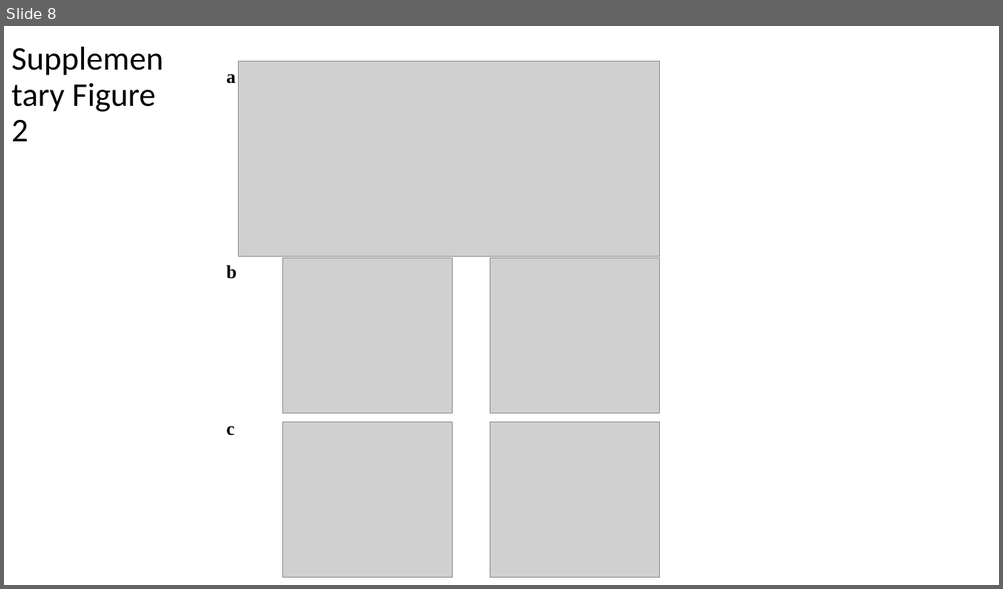
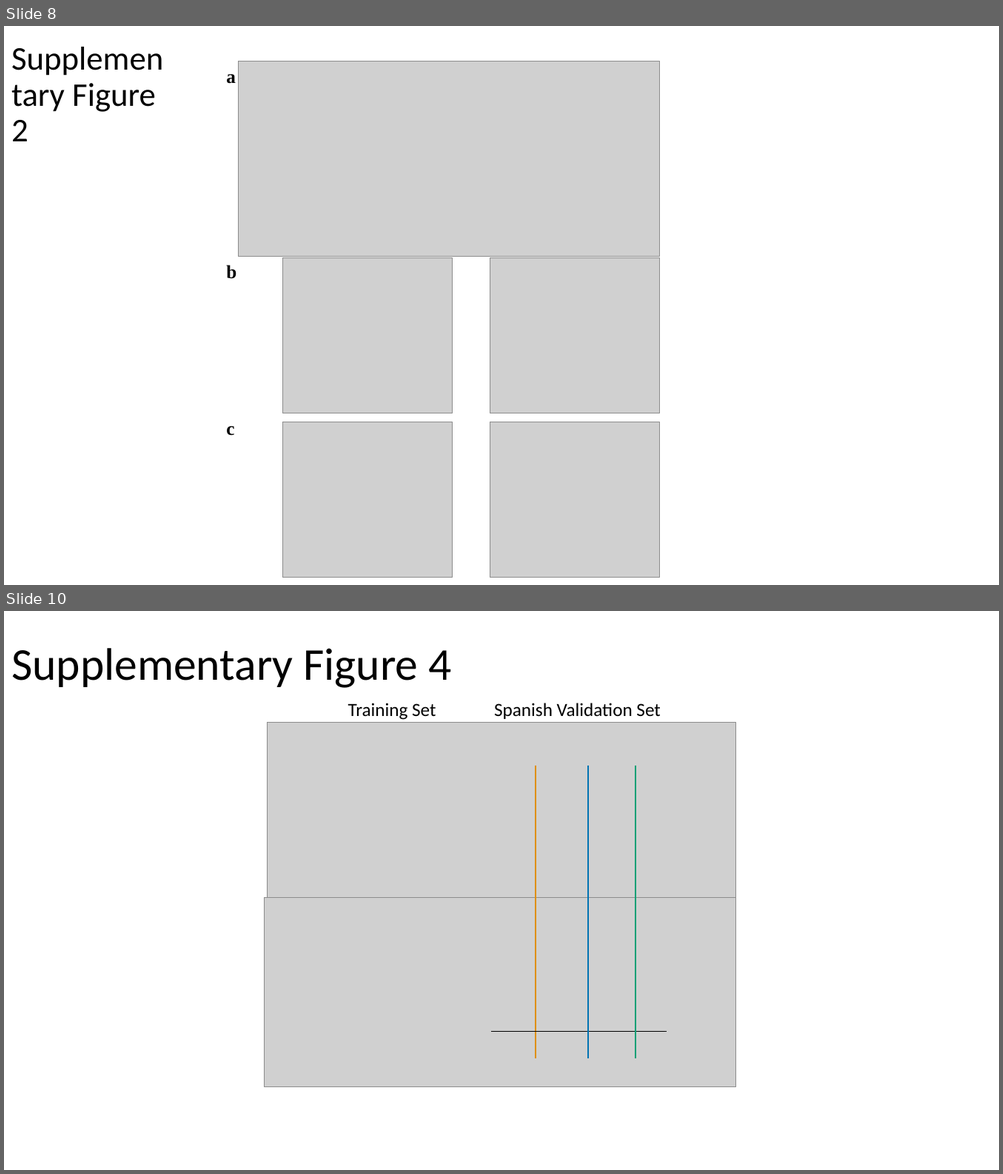
Before and after one commit to JoseAAManzano/CLOUD, a slide deck: results/plots/FIGURES.pptx. Shown one above the other, each under a label of ours: slide 8 before the commit, slides 8 and 10 after it; the slides between them are not shown. The pictures are 1003x589 and 1003x1174 pixels, drawn with LibreOffice and Linux fonts; fonts in the diff are those of the drawing; grey boxes stand for pictures. Boxes give left, top, right and bottom in pixels: in the first picture for what was removed or moved away, otherwise in the second. Text is boxed around its words. In the diff, an @@ line names an element or a change of style, - is before the commit and + after.

```diff
--- a/results/plots/FIGURES.pptx
+++ b/results/plots/FIGURES.pptx
@@ slide 10 added at (x1=4, y1=611, x2=999, y2=1170), background #FFFFFF @@
@@ title added at (x1=11, y1=648, x2=452, y2=688), 44 pt, text #000000 @@
+Supplementary Figure 4
@@ text added at (x1=348, y1=703, x2=435, y2=720), 18 pt, text #000000 @@
+Training Set
@@ text added at (x1=494, y1=703, x2=660, y2=719), 18 pt, text #000000 @@
+Spanish Validation Set
@@ picture added at (x1=267, y1=723, x2=736, y2=912) @@
@@ line added from (535, 766) to (535, 1059), #DE8F05 1 pt @@
@@ line added from (588, 766) to (588, 1059), #0173B2 1 pt @@
@@ line added from (635, 766) to (635, 1059), #07A075 1 pt @@
@@ picture added at (x1=264, y1=898, x2=736, y2=1088) @@
@@ line added from (491, 1032) to (666, 1032), #000000 1 pt @@
```
Also in this commit, not shown: 1 other slide added, 9 other files.
